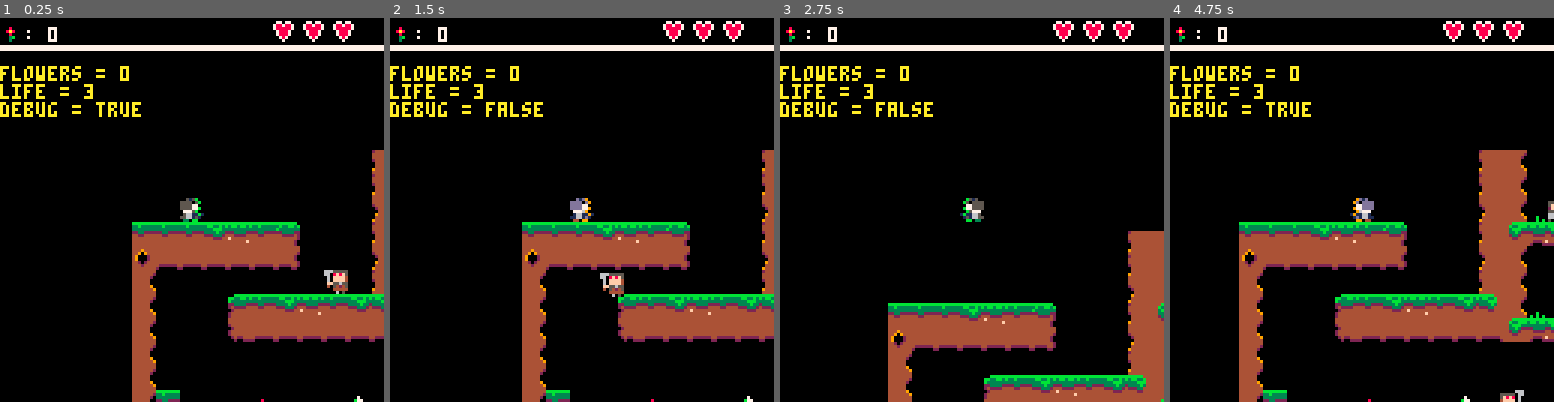
Above: before the commit, frames 1-4 (left to right).
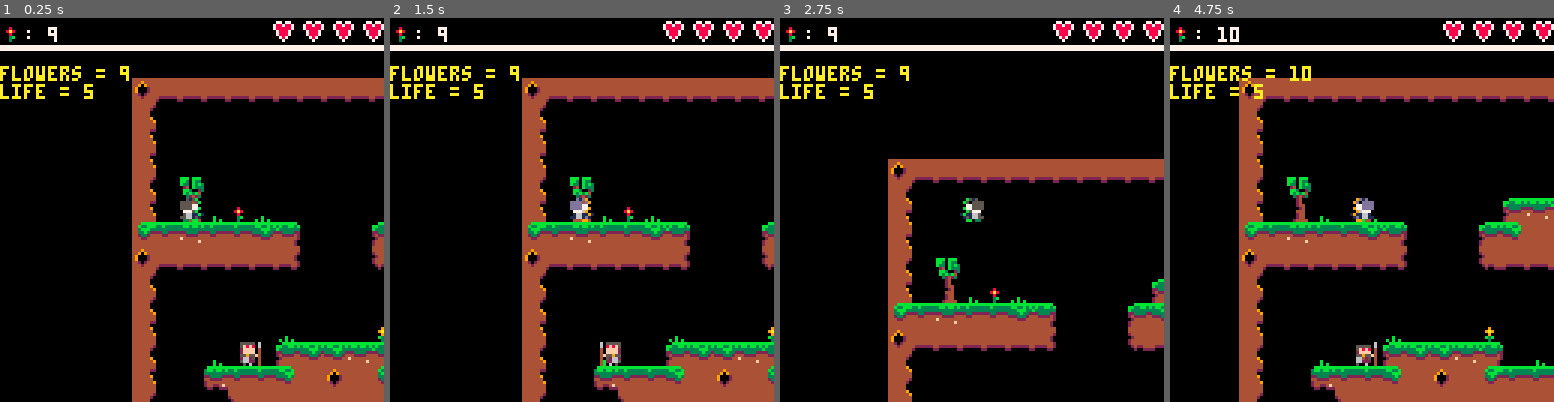
Above: after the commit, the same moments.

Repository: Achie72/dragon_demo_platformer
Game: PICO-8 cartridge dragondemo.p8
Two runs of this game, one before a commit and one after it. Both use one fixed random seed, a clock stepped at 60 frames per second and the inputs below.
Inputs:
- Up to frame 1 (0.25 s): no input
- Up to frame 2 (1.5 s): tap X (X key) at 0.33, 1.07 s; tap O (Z key) at 0.7 s
- Up to frame 3 (2.75 s): hold Right 1.6-2.1 s; tap O (Z key) at 1.7, 2.1, 2.5 s; tap X (X key) at 1.85 s; hold Up 2.15-2.42 s; hold Right from 2.47 s (still down)
- Up to frame 4 (4.75 s): tap O (Z key) every 0.4 s from 2.9 to 4.5 s; tap X (X key) at 2.97, 4.08 s; release Right at 3.03 s; hold Left 3.08-3.58 s; hold Right 4.02-4.68 s; hold Up from 4.73 s (still down)

The runs differ from the first frame. In frame 1, 20% of the frame differs, in the area x 0-100%, y 0-100%; in frame 2, 20%; in frame 3, 14%; in frame 4, 27%.

Commit message:
Added more enviromental stuff, new map, and some fixes

Diff:
--- a/dragondemo.p8
+++ b/dragondemo.p8
@@ -4,7 +4,7 @@
 function _init()
 	player={}
 	player.x=16
-	player.y=16
+	player.y=40
   player.jump=2.5
   player.ax=0
   player.ay=0
@@ -13,11 +13,12 @@
   player.mx_spd=4
   player.facing=0
   player.grounded=1
-	player.flowers=0
+	player.flowers=9
 	player.spr=3
-	player.life=3
+	player.life=5
 	player.maxlife=3
 	player.invc=30 --frames
+	player.win=0
 
   global={}
   global.gravity=0.1
@@ -30,11 +31,10 @@
 		y=0,
 		speed=4
 	}
-
 	enemies = {}
 
-	knight1={
-		x=72,
+	knight_1={
+		x=110,
 		y=40,
 		defspeed=1,
 		speed=1,
@@ -43,9 +43,29 @@
 		type=0,
 		animspeed = 6
 	}
-	spearman = {
-		x=96,
-		y=16,
+	knight_2={
+		x=80,
+		y=136,
+		defspeed=1,
+		speed=1,
+		ay=0,
+		spr=12,
+		type=0,
+		animspeed = 6
+	}
+	knight_3={
+		x=160,
+		y=144,
+		defspeed=1,
+		speed=1,
+		ay=0,
+		spr=12,
+		type=0,
+		animspeed = 6
+	}
+	spearman_1 = {
+		x=32,
+		y=88,
 		defspeed=1,
 		speed=0.5,
 		ay=0,
@@ -53,8 +73,45 @@
 		type=1,
 		animspeed = 6
 	}
-	add(enemies,knight1)
-	add(enemies,spearman)
+	spearman_2 = {
+		x=96,
+		y=88,
+		defspeed=1,
+		speed=0.5,
+		ay=0,
+		spr=14,
+		type=1,
+		animspeed = 6
+	}
+	spearman_3 = {
+		x=216,
+		y=24,
+		defspeed=1,
+		speed=0.5,
+		ay=0,
+		spr=14,
+		type=1,
+		animspeed = 6
+	}
+	spearman_4 = {
+		x=304,
+		y=56,
+		defspeed=1,
+		speed=0.5,
+		ay=0,
+		spr=14,
+		type=1,
+		animspeed = 6
+	}
+
+	add(enemies,knight_1)
+	add(enemies,knight_2)
+	add(enemies,knight_3)
+	add(enemies,spearman_1)
+	add(enemies,spearman_2)
+	add(enemies,spearman_3)
+	add(enemies,spearman_4)
+
 
 
 end
@@ -65,27 +122,29 @@
   for i=x,x+w,w do
     if (fget(mget(i/8,y/8))==4) then
 			near=true
-			if (player.flowers == 5) enough = true
+			if (player.flowers == 12) enough = true
 		end
 		if (fget(mget(i/8,(y+h)/8))==4) then
 			near=true
-      if (player.flowers == 5) enough = true
+      if (player.flowers == 12) enough = true
     end
   end
 
   for i=y,y+h,h do
     if (fget(mget(x/8,i/8),0)==4) then
 			near=true
-			if (player.flowers == 5) enough = true
+			if (player.flowers == 12) enough = true
 		end
 	  if (fget(mget((x+w)/8,i/8),0)==4) then
 			near=true
-    	if (player.flowers == 5) enough = true
+    	if (player.flowers == 12) enough = true
     end
   end
 
 	if enough and near then
+		global.debug = true
 		print('you brought me all\n the flowers.\n thanks!', player.x-20, player.y - 40, 14)
+		player.win = 1
 		--sfx(3)
 	elseif near then
 		print('find me all the flowers', player.x-40, player.y - 20, 14)
@@ -200,7 +259,6 @@
 		end
 
 		next_floor = mget(flr(object.x/8),(object.y/8)+1)
-		global.debug = tostr(fget(next_floor,0))
 		if fget(next_floor,0) == false then
 			object.ay += global.gravity
 		else
@@ -337,14 +395,19 @@
 
 function _update()
 	if player.life > 0 then
+		if player.win == 0 then
 		global.tick += 1
 		if(global.tick > 1200) global.tick = 0
-
-		cls()
-	  map()
-	  control_player()
-		control_enemies()
-		player_enemy_collision()
+			cls()
+		  map()
+		  control_player()
+			control_enemies()
+			player_enemy_collision()
+		else
+			print("YOU WON!",player.x-20, player.y + 20,12)
+			print("Press '\142' to restart",player.x-40, player.y + 28,12)
+			if(btn(4)) _init()
+		end
 	else
 		cls()
 		print("GAME OVER",player.x-4,player.y,8)
@@ -356,8 +419,7 @@
 function set_ui()
 	ui={
 		flowers = player.flowers,
-		life = player.life,
-		debug = global.debug
+		life = player.life
 	}
 	draw_ui(ui)
 end
@@ -427,31 +489,35 @@
 0000000000040001010000000000000001000000000000010100000000000000020000010101010101010000000000000200000101010101010100000000000000000000000000000000000000000000000000000000000000000000000000000000000000000000000000000000000000000000000000000000000000000000
 0000000000000000000000000000000000000000000000000000000000000000000000000000000000000000000000000000000000000000000000000000000000000000000000000000000000000000000000000000000000000000000000000000000000000000000000000000000000000000000000000000000000000000
 __map__
-0000000000000000000007080000000000000000000000000000000000000000000000000000000000000000000000000000000000000000000000000000000000000000000000000000000000000000000000000000000000000000000000000000000000000000000000000000000000000000000000000000000000000000
-0000000000000000000007080000000000151500000000000000000000000000000000000000000000000000000000000000000000000000000000000000000000000000000000000000000000000000000000000000000000000000000000000000000000000000000000000000000000000000000000000000000000000000
-0000000000000000000017081500000023252538000000000014000000000000000000000000000000000000000000000000000000000000000000000000000000000000000000000000000000000000000000000000000000000000000000000000000000000000000000000000000000000000000000000000000000000000
-2525252624253800000007283329000000173936000000000037380000000000000000000000000000000000000000000000000000000000000000000000000000000000000000000000000000000000000000000000000000000000000000000000000000000000000000000000000000000000000000000000000000000000
-3935353535353600000017080000000000170800000000000017180000000000000000000000000000000000000000000000000000000000000000000000000000000000000000000000000000000000000000000000000000000000000000000000000000000000000000000000000000000000000000000000000000000000
-0800000000000000000007080000000023270800000000000017180000000000000000000000000000000000000000000000000000000000000000000000000000000000000000000000000000000000000000000000000000000000000000000000000000000000000000000000000000000000000000000000000000000000
-0800000037252624252627081420000000070830001415000017180000000000000000000000000000000000000000000000000000000000000000000000000000000000000000000000000000000000000000000000000000000000000000000000000000000000000000000000000000000000000000000000000000000000
-0800000034353535353535283329000000172833333329002327180000000000000000000000000000000000000000000000000000000000000000000000000000000000000000000000000000000000000000000000000000000000000000000000000000000000000000000000000000000000000000000000000000000000
-0800000000000000000000000000001414070800000000000017180000000000000000000000000000000000000000000000000000000000000000000000000000000000000000000000000000000000000000000000000000000000000000000000000000000000000000000000000000000000000000000000000000000000
-0800000000000000000000000000002333270805000000002017180000000000000000000000000000000000000000000000000000000000000000000000000000000000000000000000000000000000000000000000000000000000000000000000000000000000000000000000000000000000000000000000000000000000
-0825141400201500001214161500131330172833333333333327180000000000000000000000000000000000000000000000000000000000000000000000000000000000000000000000000000000000000000000000000000000000000000000000000000000000000000000000000000000000000000000000000000000000
-2825262425262525262425262525262425270800000000000017180000000000000000000000000000000000000000000000000000000000000000000000000000000000000000000000000000000000000000000000000000000000000000000000000000000000000000000000000000000000000000000000000000000000
-3535353535353535353535353535353535353600000000000017180000000000000000000000000000000000000000000000000000000000000000000000000000000000000000000000000000000000000000000000000000000000000000000000000000000000000000000000000000000000000000000000000000000000
-0000000000000000000000000000000000000000000000000017180000000000000000000000000000000000000000000000000000000000000000000000000000000000000000000000000000000000000000000000000000000000000000000000000000000000000000000000000000000000000000000000000000000000
-0000000000000000000000000000000000000000000000000017180000000000000000000000000000000000000000000000000000000000000000000000000000000000000000000000000000000000000000000000000000000000000000000000000000000000000000000000000000000000000000000000000000000000
-0000000000000000000000000000000000000000000000000017180000000000000000000000000000000000000000000000000000000000000000000000000000000000000000000000000000000000000000000000000000000000000000000000000000000000000000000000000000000000000000000000000000000000
-0000000000000000000000000000000000000000000000000017180000000000000000000000000000000000000000000000000000000000000000000000000000000000000000000000000000000000000000000000000000000000000000000000000000000000000000000000000000000000000000000000000000000000
-…(11 lines of a section not shown)…
+393535353535353535353535353535353535393a3535353535353535353535353535353535393a353535353535353a080000000000000000000000000000000000000000000000000000000000000000000000000000000000000000000000000000000000000000000000000000000000000000000000000000000000000000
+0800000000000000000000000000000000001708000000000000000000000000000000000017180000000000000017080000000000000000000000000000000000000000000000000000000000000000000000000000000000000000000000000000000000000000000000000000000000000000000000000000000000000000
+1800000000000000000000000000000000001708000000000000220000000000000000000017180000000000000017080000000000000000000000000000000000000000000000000000000000000000000000000000000000000000000000000000000000000000000000000000000000000000000000000000000000000000
+1800000000000000000000000000000000001708000000000000320015000000000000000017360005150000000017080000000000000000000000000000000000000000000000000000000000000000000000000000000000000000000000000000000000000000000000000000000000000000000000000000000000000000
+0800220000000000000000000000000000001708000000002137262426380015000000000034233333332900000017080000000000000000000000000000000000000000000000000000000000000000000000000000000000000000000000000000000000000000000000000000000000000000000000000000000000000000
+1800321520140000000000372438000030001708000000372426273a28262624380000000000000000001600000017080000000000000000000000000000000000000000000000000000000000000000000000000000000000000000000000000000000000000000000000000000000000000000000000000000000000000000
+2825242525263800000037273a28252524252708000037273535353535353535360000000000220000000000211417080000000000000000000000000000000000000000000000000000000000000000000000000000000000000000000000000000000000000000000000000000000000000000000000000000000000000000
+3935353535353600000034353535353535353908212017180000000000000000000000000014320000000023333327080000000000000000000000000000000000000000000000000000000000000000000000000000000000000000000000000000000000000000000000000000000000000000000000000000000000000000
+0800000000000000000000000000000000001728252527360000000000000015312013003724242638000014213017080000000000000000000000000000000000000000000000000000000000000000000000000000000000000000000000000000000000000000000000000000000000000000000000000000000000000000
+08000000000000000000000000000000002017393a3a1800000000000023333325262526273a3a3a28252425262427080000000000000000000000000000000000000000000000000000000000000000000000000000000000000000000000000000000000000000000000000000000000000000000000000000000000000000
+180000000000140000003000000000000023273a3a3918000000000000001600173935353535353535353535353535360000000000000000000000000000000000000000000000000000000000000000000000000000000000000000000000000000000000000000000000000000000000000000000000000000000000000000
+080000150000372626243800151413000000173a3a3a18001500000000000000171800000000000000000000000000000000000000000000000000000000000000000000000000000000000000000000000000000000000000000000000000000000000000000000000000000000000000000000000000000000000000000000
+180000232525273a393a282525252900000017393a3928333329000000000000171800000000000000000000000000000000000000000000000000000000000000000000000000000000000000000000000000000000000000000000000000000000000000000000000000000000000000000000000000000000000000000000
+0800000034353535353535353536000000003435353536000016000000131420170800000000000000000000000000000000000000000000000000000000000000000000000000000000000000000000000000000000000000000000000000000000000000000000000000000000000000000000000000000000000000000000
+1800000000000000000030001300000000001600000000000000000000233333270800000000000000000000000000000000000000000000000000000000000000000000000000000000000000000000000000000000000000000000000000000000000000000000000000000000000000000000000000000000000000000000
+2829000000000000002333332900000022000000000000000000220000000000171800000000000000000000000000000000000000000000000000000000000000000000000000000000000000000000000000000000000000000000000000000000000000000000000000000000000000000000000000000000000000000000
+0821201513001500000016000000140032150000000014151415320000000000170800000000000000000000000000000000000000000000000000000000000000000000000000000000000000000000000000000000000000000000000000000000000000000000000000000000000000000000000000000000000000000000
+2825262524262538000000311537252626262900000023333333332900000000170800000000000000000000000000000000000000000000000000000000000000000000000000000000000000000000000000000000000000000000000000000000000000000000000000000000000000000000000000000000000000000000
+3a393a3a3a3a3a28252625262525273a3a180013150020160031003000141500171800000000000000000000000000000000000000000000000000000000000000000000000000000000000000000000000000000000000000000000000000000000000000000000000000000000000000000000000000000000000000000000
+3a3a3a3a3a3a393a3a3a3a3535353a3a39282625262526242525242626252526260800000000000000000000000000000000000000000000000000000000000000000000000000000000000000000000000000000000000000000000000000000000000000000000000000000000000000000000000000000000000000000000
+3535353535353535353536000000343535353535363435353634353535353535353600000000000000000000000000000000000000000000000000000000000000000000000000000000000000000000000000000000000000000000000000000000000000000000000000000000000000000000000000000000000000000000
+…(11 lines of a section not shown)…
Not shown, changed: 23 lines of the sprite sheet (__gfx__) section of dragondemo.p8
Not shown, changed: README.md
Not shown, changed: docs/index.js
